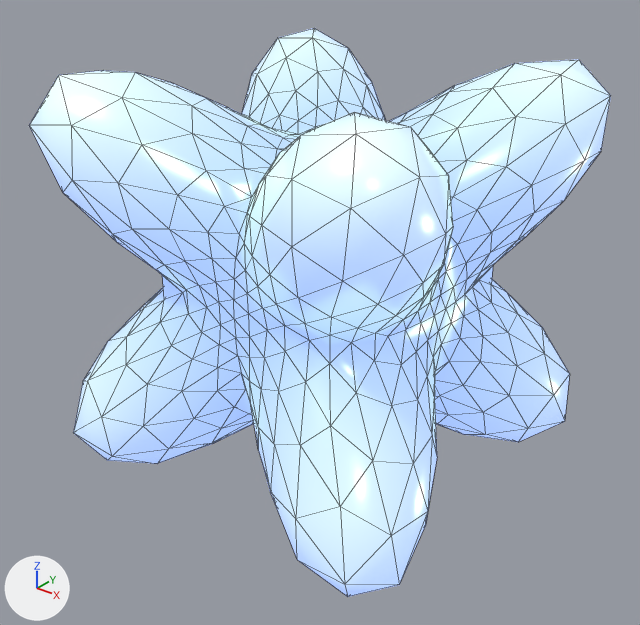
The glTF model art/artifacts/models/night_star.glb, before and after one commit.
The view is the same before and after, from a 50 mm camera at (0.1002, -0.128, 0.0698) aimed at (0.0008, -0.0038, -0.0072). Every picture has the same lights, and +X, +Y and +Z are marked at lower left. The picture after the commit comes second. Mesh edges are drawn as thin lines.

Names of what the first picture shows: 'night_star'.
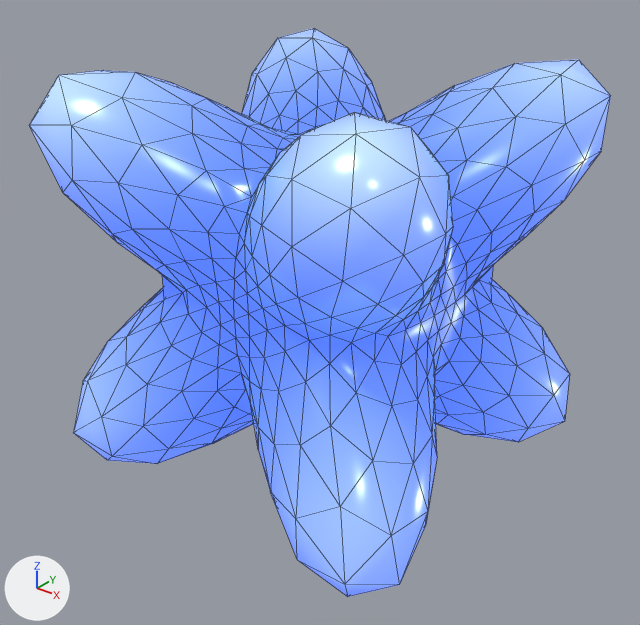
What changed in the scene script:
```text
Change mat_night_star_mat:
    where n0 = _N.new('ShaderNodeBsdfPrincipled'); n0.name = 'Principled BSDF'
    n0.inputs[27].default_value: (0.3, 0.45, 1.0, 1.0) -> (0.0732, 0.171, 1.0, 1.0)  # 'Emission Color', blue #95b3ff -> 'Emission Color', blue #4c73ff
Change me_night_star:
    where me_night_star.from_pydata(...)  # 642 vertices, 1280 faces; spans x -0.04..0.04, y -0.04..0.04, z -0.04..0.04
    used by ob_night_star; location = (0.0, 0.0, 0.0)
    me_night_star part 1: 984 faces centred in x -0.0346..0.0346, y -0.0346..0.0346, z -0.0346..0.0346 are repainted in the vertex colours; the middle colour goes from blue #9eb1eb to blue #5771d4
    me_night_star part 2: 296 faces centred in x -0.0396..0.0396, y -0.0396..0.0396, z -0.0396..0.0396 are repainted in the vertex colours; the middle colour goes from pale blue #d5e3f8 to blue #aac4ef
```

Where the change shows, as pixel boxes (x1, y1, x2, y2) in the pictures (640 x 625 px):
'night_star', recoloured
    both: (29, 28, 611, 597)
part 1 of me_night_star, recoloured (darker)
    both: (109, 58, 563, 490)
part 2 of me_night_star, recoloured
    both: (29, 28, 611, 597)
